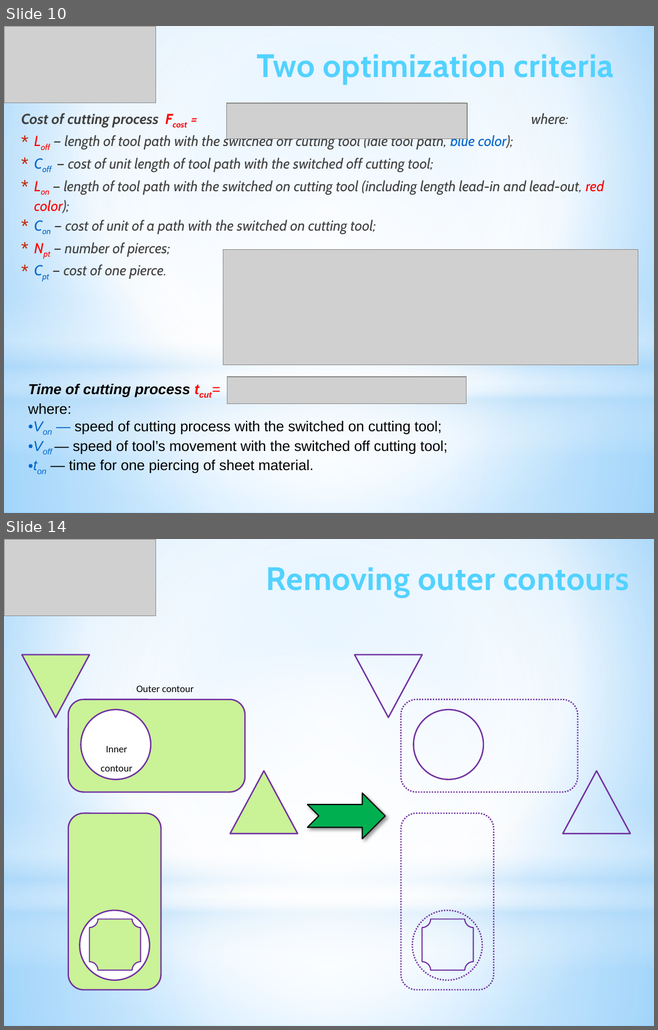
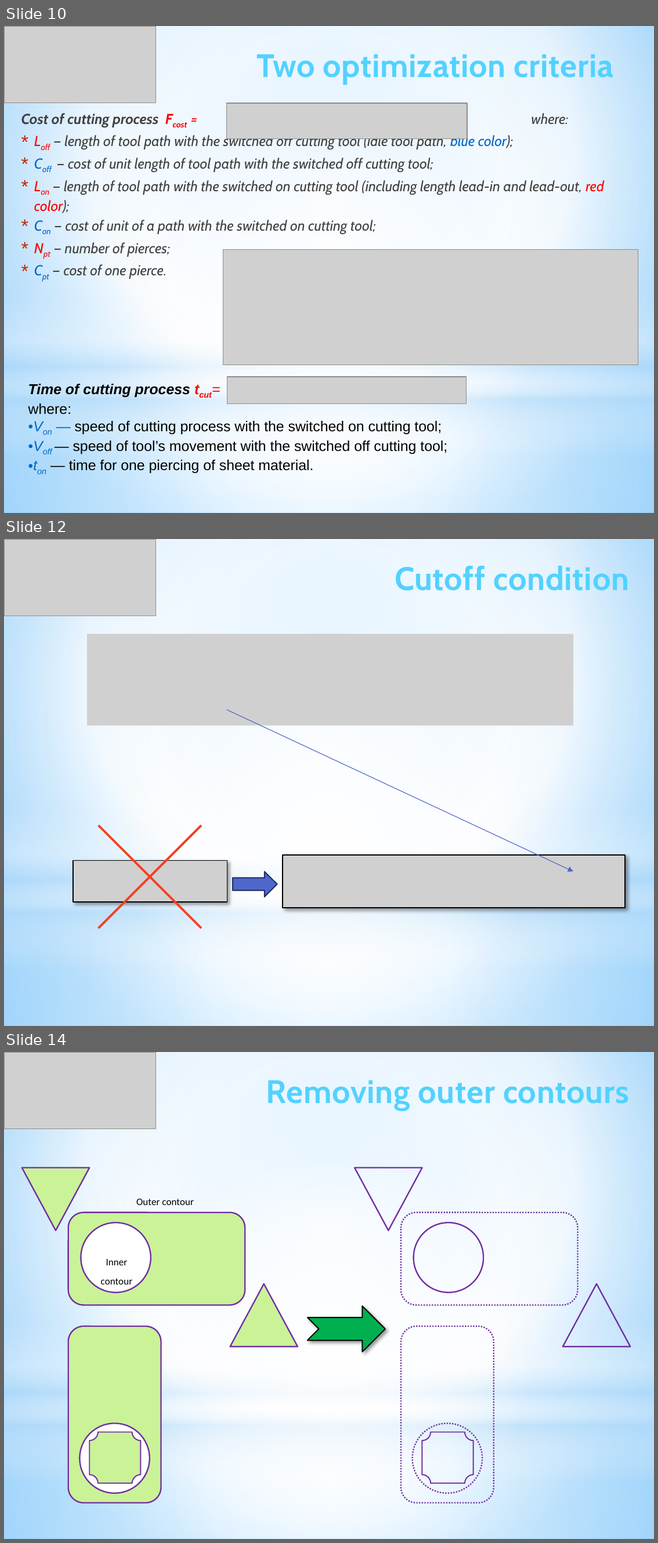
Before and after one commit to ukoloff/LaTeX, a slide deck: 2024/iGSCCP.pptx. Shown one above the other, each under a label of ours: slides 10 and 14 before the commit, slides 10, 12 and 14 after it; the slides between them are not shown. The pictures are 658x1030 and 658x1543 pixels, drawn with LibreOffice and Linux fonts; fonts in the diff are those of the drawing; grey boxes stand for pictures. Boxes give left, top, right and bottom in pixels: in the first picture for what was removed or moved away, otherwise in the second. Text is boxed around its words. In the diff, an @@ line names an element or a change of style, - is before the commit and + after.

```diff
--- a/2024/iGSCCP.pptx
+++ b/2024/iGSCCP.pptx
@@ slide 12 added at (4, 539, 654, 1026), background gradient #9ED5FF to #FFFFFF to #5BB9FF; not listed: 4 template elements that a slide beside it also shows @@
@@ picture added at (4, 539, 155, 616) @@
@@ text added at (394, 566, 629, 591), 36 pt, text gradient #52D2FF to #20A0CE, bold @@
+Cutoff condition
@@ picture added at (87, 634, 573, 725) @@
@@ arrow added from (227, 710) to (573, 871), #4E67C8 0.75 pt @@
@@ cross added at (51, 778, 249, 976), fill #F14124 @@
@@ picture added at (73, 860, 227, 902) @@
@@ picture added at (282, 855, 625, 908) @@
@@ right arrow added at (233, 871, 277, 897), fill #4E67C8, outline #1F2E69 1.25 pt @@
```
Also in this commit, not shown: 1 slide changed, 1 other slide added, 2 slides removed.
